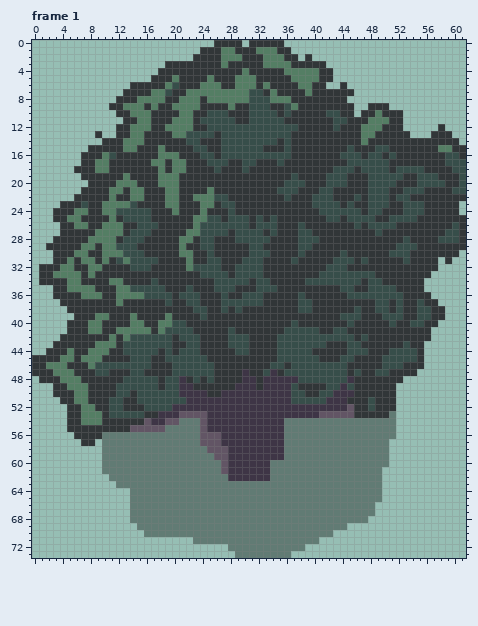
Pixel-art file -- resources/asesprite/Tree Oak Render.aseprite. This is how it looked before the edit.
62x74 pixels, 6 frames. Pixels under 10% opacity are left out. Colours within 5 levels of each other are drawn and written as one. Shown: frame 1. The commit also changed other frames, which this record leaves out.
And afterwards:
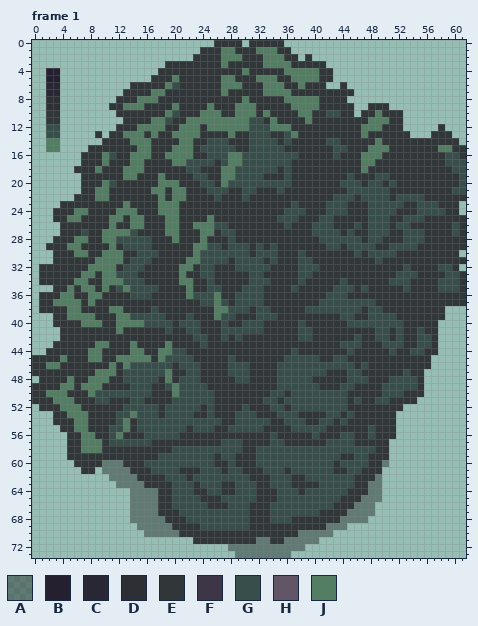
Palette (. is transparent): A #0000005a  B #252030  C #292733  D #2d2f35  E #313638  F #3e3546  G #374e4a  H #625565  J #547e64
Difference:
layer "Top" now shown
layer "Layer 1" now shown
Changed rows in their new state; - is an unchanged pixel.
Frame 1, layers "Layer 1", "Top":
first column x 0:
 4 --BB----------------------------------------------------------
 5 --BB---------------------E-JJEEEJJJ---------------------------
 6 --CC--------------------EEEJJ-EE--JJ---E----------------------
 7 --CC---------------E--EEEEE-EEEEEJ-JJ--E----------------------
 8 --DD--------------E--EEE-EEEEE-EEEEE-JJJJ---------------------
 9 --DD-------------E---EEE-J--EJJJEE--E-JJJ---------------------
10 --EE----------EEE--JGEE-JJJE-JJJEJE-E-JJ----------------------
11 --EE-----------EEJJGEE-JJJJJJJJ--EJE---J---EE-----------------
12 --GG----------E--JJEE--J-JJJJJJ---JJJE-----E------------------
13 --GG-------E-J---J----JJEE-EJEE---EE-J----------E-------------
14 --JJ---------E--J----JJE-GG-EEE-----------GG---E-J------------
15 --JJ---------EEJJ-E-JJJE-GG--EE--GGGE------GGE--JJJ-----------
16 --------------JJJ-E--JJ-E-G-JJ-------G-----GEEEJJJ-E----------
17 ---------E----JJ-EE---GGG-E-JJ--GGG-G--------EEJJEE-----------
18 ----------E--JJJ--E-EEGG--EJJG-GGGG-G------EEE-JEEE-EEEE------
19 --------------J----EE--GG--JJGGGG---GE----EEEG--E--EE--EEE----
20 -------E--JGEEE---------GG-JGGGGGGGG-EE---EE-GG---E----EEEE---
21 ---------JJEE-EE-JJE-J---GGG--GG----EE---EE--GGG-----EEE------
22 ---------JJE--EE--JE-J-EEE-E--G-----E---EEEGGGEG------GG------
23 -------E--EEE-E---J-----EE-EE--------G--EE--GE-----GGEE-GG----
24 ----------EEJJJEE-JJ----E---E-------GGG--E---EE---GG-EE-GGG---
25 ------------JEJJE--JJ--EEJE-EEE-E-EGGG---G-E-EEE-GGEE--G------
26 ------EE--E-E-JJEE-JJ---JJ--EEE-EEE-G-E-GGG--------EGG--------
27 -------G-E---J-EE--JJ-EEJJE-GEEEE-E---EEGGGG-G--G-G--GGG---E--
28 ------JJEE--G---G---JEE-JE--GEEEEE----EEEGGGGGG-GG----GG--EEE-
29 -----JJEE-E-E--GG----E-JJ-G-GGGE--G---EE--GG-GGGG--G----------
30 -------------EE-GG---EEJG-GGGGGE--G---------E-G-GGG-EE--------
31 -----E-EEJ-JJE---E-----JG--G-G----G--EGG---EEE-E-G---E----E-EE
32 ----EE----JJ-G--E----J-E--E------G----GGG-EEE--------G----GGE-
33 ---EEEEJ--JJGGG------J----EE-EE-------GG-EEEEEEEE---GGG--EEGGE
34 -----E-J--J--GGG-E---JJ--GEEEEEG------GEEEEE-EE-EE-GGG--EEGGGE
35 ------E---J-G-----E---J--G-EE-GG-EE--G-----G---GEEEE-G--EEGGGE
36 -EE-JJ-E----EEGG-EEE-EJ-GGJE-G--------E---GGGEEEEEEEE----EEEEE
37 -EEJJJJ-J---E------E--EEGGJ-E---------EE-GGGGGGGGEE-E--E--EEEE
38 -EEEEJJ----JJ----G-----EE-JJG-G-GG----E-GGGGGG--G-E-E--EE-----
39 ---EEJJJJEE-JJGGGGGE--G-E-JGG---GGG-----------E-GG--E--EE-----
40 ---EE--J----JJ--GGGGE-GG---G--GGG----EG-------GGGGG-G-EE------
41 ----E---EE---EEEE-E-EE-G---G-GGGG---EE--E--EE----GG-G--G-E----
42 -----------E-EEEEEEE-EE-G--GE-E----EEE--EEEEEEGE-GG-G--GGE----
43 -----------E-EJEEEEJ--EEG---EEE----EEEEEEE--G-----GGGE-GGE----
44 -----E----E--EJJEEJJG-EE-----EE----EE-EE------EE----EE-GEE----
45 -----E-E----JJJJJ-J----EE---G------E-------G-E----EEEEE-E-----
46 ----E---EEEJEJ---GGGE---EE--GGG---E-G--------G-G--EEE---E-----
47 ---EEE---JJJ-G--GGGJEE--EE--GGG--EEG------EEEG---EE--G-E------
48 ----E-E-JJJ--------JEGG--E---GGE-EEGGG--EEEEEGGG---GGGGE------
49 EEE-J-E-JJ--EE---E--JGGGG----EEE-EEGG-GGG-EEG-----GGGGGE------
50 EEJJJ-EEJGGG--G--EEEJGGGGG-EEEEEEEGGE--GG--GGE----GGGEEE------
51 EEEJJJEE-GGEE-G-EEEE--GGGGEEEEEEEGGEG-----GGG-G-EGG-EEE-------
52 -EEEJJJEE--EEGGG--E-GGGGEGEEEEGEEEGGEGGGGGGGGE--E---E---------
53 ---EEJJ-EE-E--J-GGEGGGGEEGEEEGGGEEEGGGEEEEGGEG-----E----------
54 ---EE-J-EE--GJ-GGGGGGGGGGGGEEGGGGGEEGGGEEGGEGEEEEEEE----------
55 ----E-JJ---GGJEGGGGGGGEGGGEEGGGGGEEEEGGGGGEEEEEEGEEE----------
56 -----E-JJ-EGJEEEGGGGGEEEEEEEEEEEEEGEEEEEGEEEGGEEGEEE----------
57 -----EEJJJEGGGGGGEEEEEEEEEEGGGEEEEGGEEEEEEGGGGEEEEE-----------
58 -----EEJJJEEEEEEEEEEGGGGGGGGGGEEGGGGGGGGGGGGGGGGGEE-----------
59 -----EEEEEEEEEEEEEGGGGGGGGEGGEEEGGGGGGGGGGGGEEGGEEE-----------
60 ------EEEE---EEEGGGGGGGGGGEEGEEEGGGGGGGGGGGEGGGGEE------------
61 -------EE-----EEEGGGGEEEGGGEGGEEEGGGEGGGGGGEEGGEEE------------
62 ---------------EEEEGGGEGGGGGGGGEEEGGGEEGGGGGGGEEE-------------
63 ----------------EEEEGGGEGGGEEGGGEEGGGEEEEGGGGGEE--------------
64 ------------------EEGGGEEGGEEGGGEEEGGGEGGGGGGEEE--------------
65 ------------------EEGGGGEEEGGGGGEEEGGGGGGGGGEEE---------------
66 ------------------EEGGGGGEEEGGGEEEGGGGGGGGGEEE----------------
67 ------------------EEEGGGGGGGGGGEEEGGGGGGGEEEE-----------------
68 -------------------EEEGGGGGGGGGEEEGGGEEEEEEE------------------
69 --------------------EEEEGGGGGGGEEEEEEEEEEE--------------------
70 ---------------------EEEEEEEEEEEEEEEEE------------------------
71 -----------------------EEEEEEEEE--EE--------------------------
Where, in picture pixels (left, top, right, bottom), the same in both pictures:
changed: (32, 68, 466, 544)
